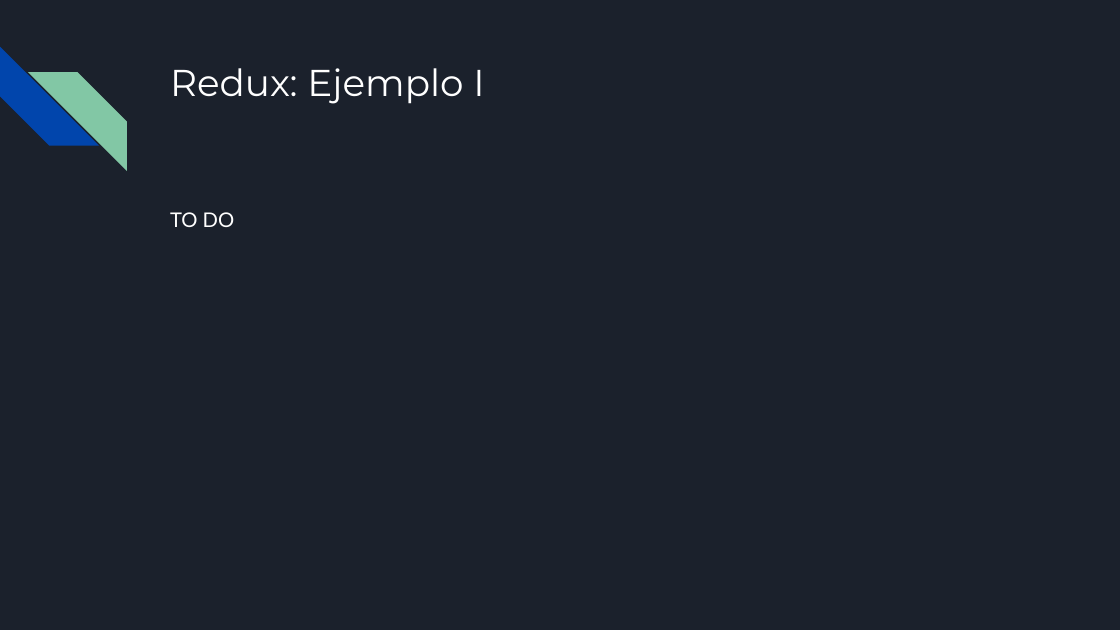
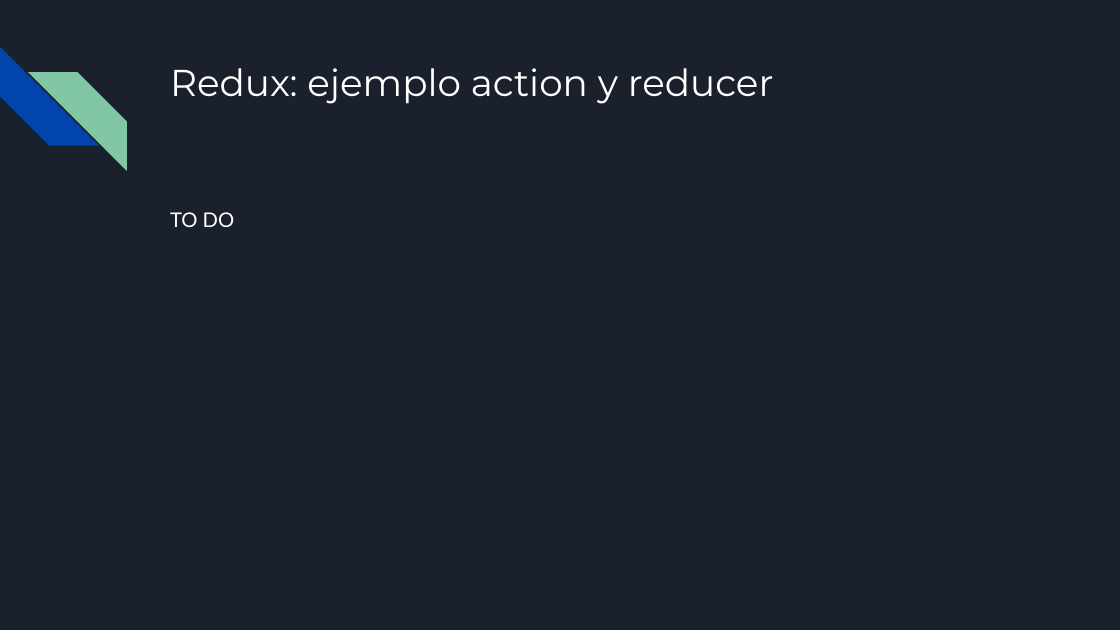
Before and after one commit to francisco-pinchentti/react-basics, a slide deck: slide 24 of docs/React.odp (slide 22 before the commit). Drawn at 1120x630 pixels with LibreOffice and Linux fonts; fonts in the diff are those of the drawing. Boxes give left, top, right and bottom in pixels: in the first picture for what was removed or moved away, otherwise in the second. Text is boxed around its words. In the diff, an @@ line names an element or a change of style, - is before the commit and + after.

```diff
--- a/docs/React.odp
+++ b/docs/React.odp
@@ title at box(170, 68, 774, 104): text changed @@
-Redux: Ejemplo I
+Redux: ejemplo action y reducer
```
Also in this commit, not shown: 15 other slides changed, 7 slides added, 3 slides removed, 1 other file.
